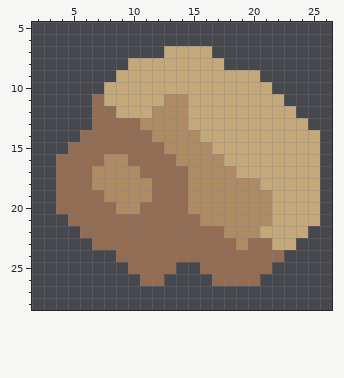
One commit to this pixel-art sprite: assets/sprites/blocks/environment/outcrops/limestone-outcrop-growing.png. Above, as it was before the edit.
The file is 32x32 pixels. Shown: x 2..26, y 5..28.
And afterwards:
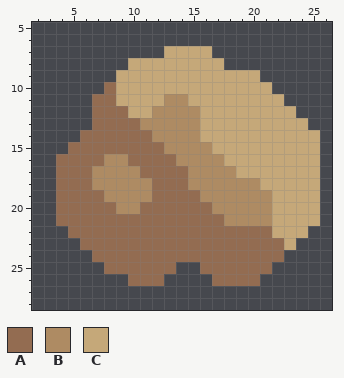
Palette (. is transparent): A #936c51  B #ae8b63  C #c5a879
Diff:
Colour A is added in row 21 at x 4; in row 22 at x 5; in row 23 at x 6; in row 24 at x 7 to 8; in row 25 at x 8 to 9; in row 26 at x 10.
Colour A replaces colour B in row 19 at x 15; in row 20 at x 15 to 16; in row 21 at x 16 to 17; in row 22 at x 18 to 20; in row 23 at x 19.
Colour A replaces colour C in rows 10 to 11 at x 8; in row 12 at x 9; in row 22 at x 21; in row 23 at x 22.
Colour B replaces colour C in rows 12 to 13 at x 15.
Pixel boxes of the changes (left, top, right, bottom) in both pictures:
changed: (104, 82, 128, 118)
changed: (188, 106, 200, 130)
changed: (188, 190, 284, 250)
added: (56, 214, 140, 286)
